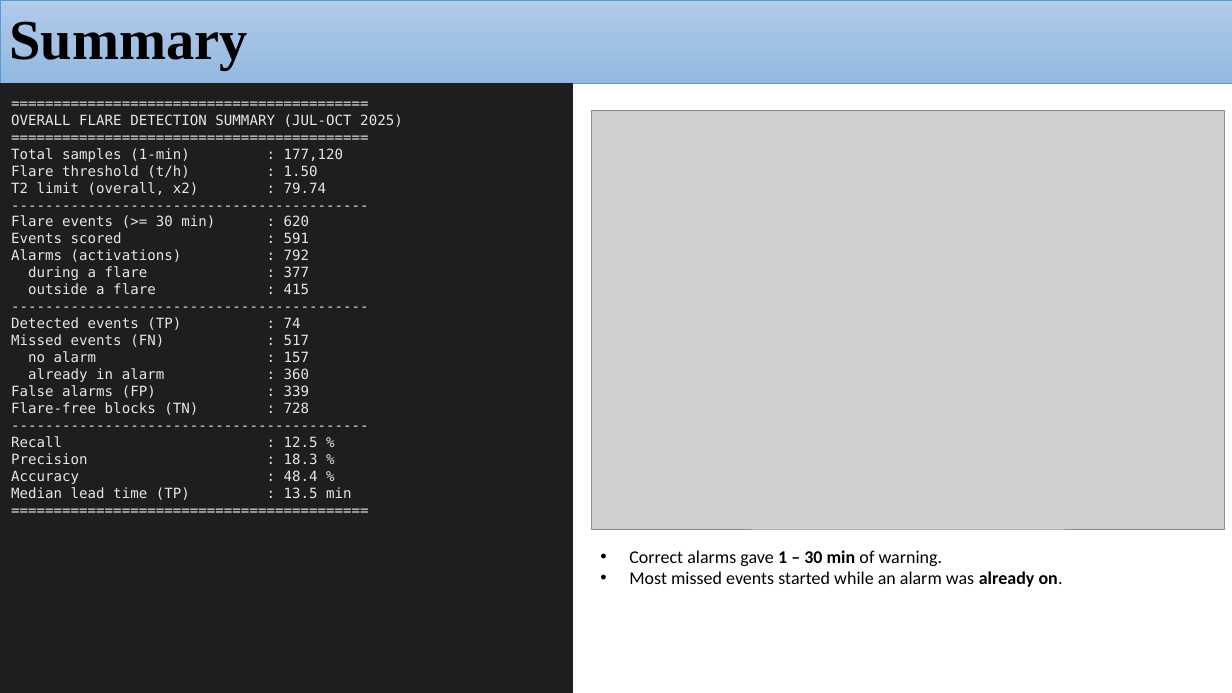
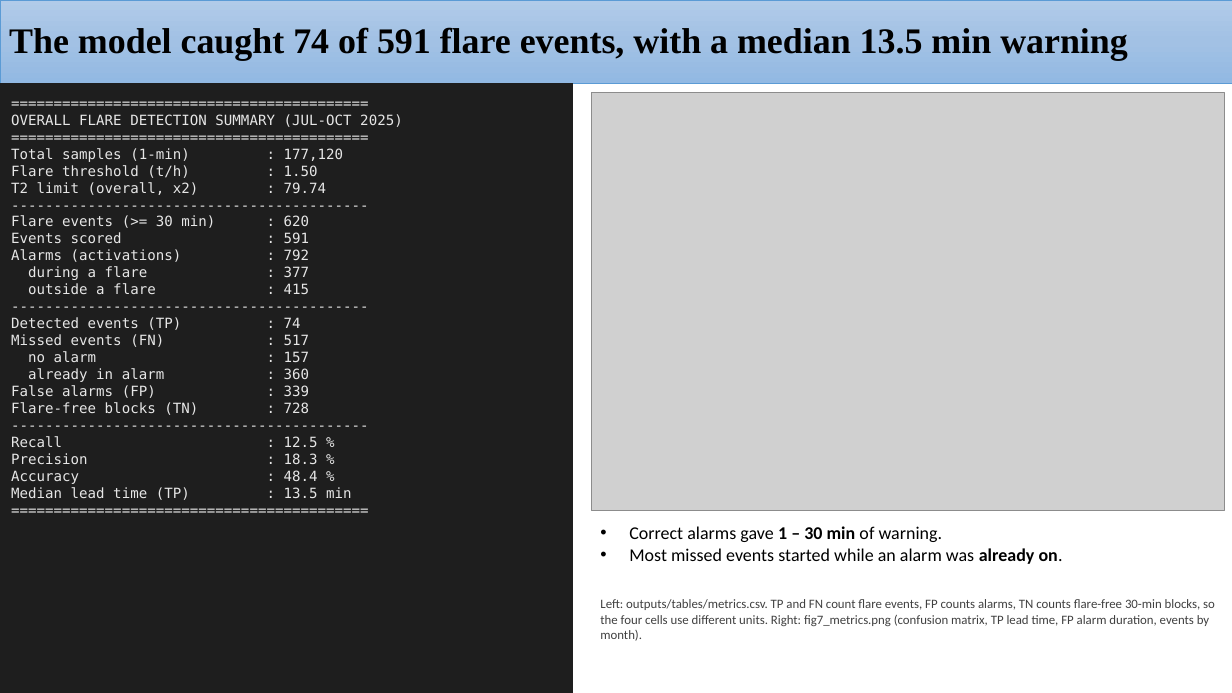
Before and after one commit to H-N-Chavda/Root-Cause-Detection, a slide deck: slide 16 of presentations/week10/HPCL Project_05112026_flare_RCA.pptx (slide 15 before the commit). Drawn at 1232x693 pixels with LibreOffice and Linux fonts; fonts in the diff are those of the drawing; grey boxes stand for pictures. Boxes give left, top, right and bottom in pixels: in the first picture for what was removed or moved away, otherwise in the second. Text is boxed around its words. In the diff, an @@ line names an element or a change of style, - is before the commit and + after.

```diff
--- a/presentations/week10/HPCL Project_05112026_flare_RCA.pptx
+++ b/presentations/week10/HPCL Project_05112026_flare_RCA.pptx
@@ title at [9,27,1128,60]: text changed; size 44 to 28 pt @@
-Summary
+The model caught 74 of 591 flare events, with a median 13.5 min warning
@@ picture: place and size @@
-picture at [592,111,1225,530]
+picture at [592,92,1225,511]
@@ text "Correct alarms gave 1 – ...": place and size @@
-text "Correct alarms gave 1 – ..." at [629,550,1063,587]
+text "Correct alarms gave 1 – ..." at [629,526,1063,564]
@@ text added at [600,599,1215,626], 10 pt, text #404040 @@
+Left: outputs/tables/metrics.csv. TP and FN count flare events, FP counts alarms, TN counts flare-free 30-min blocks, so the four cells use different units. Right: fig7_metrics.png (confusion matrix, TP lead time, FP alarm duration, events by month).
```
Also in this commit, not shown: 20 other slides changed, 2 slides added, 1 slide removed, 3 other files.
